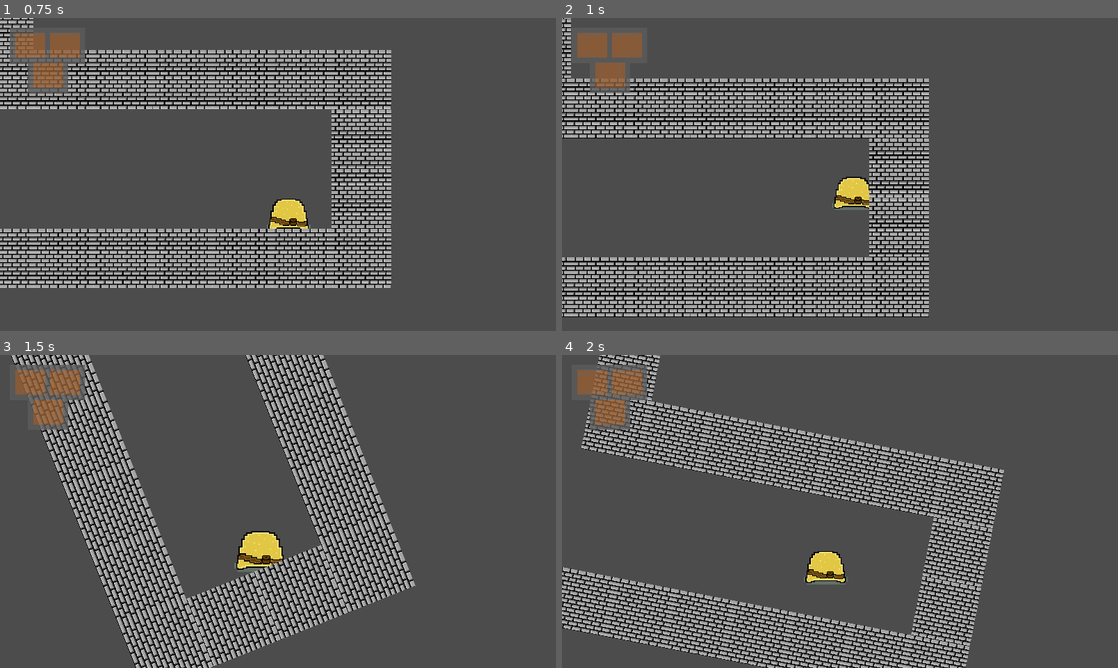
Above: before the commit, frames 1-4 (two rows, left to right).
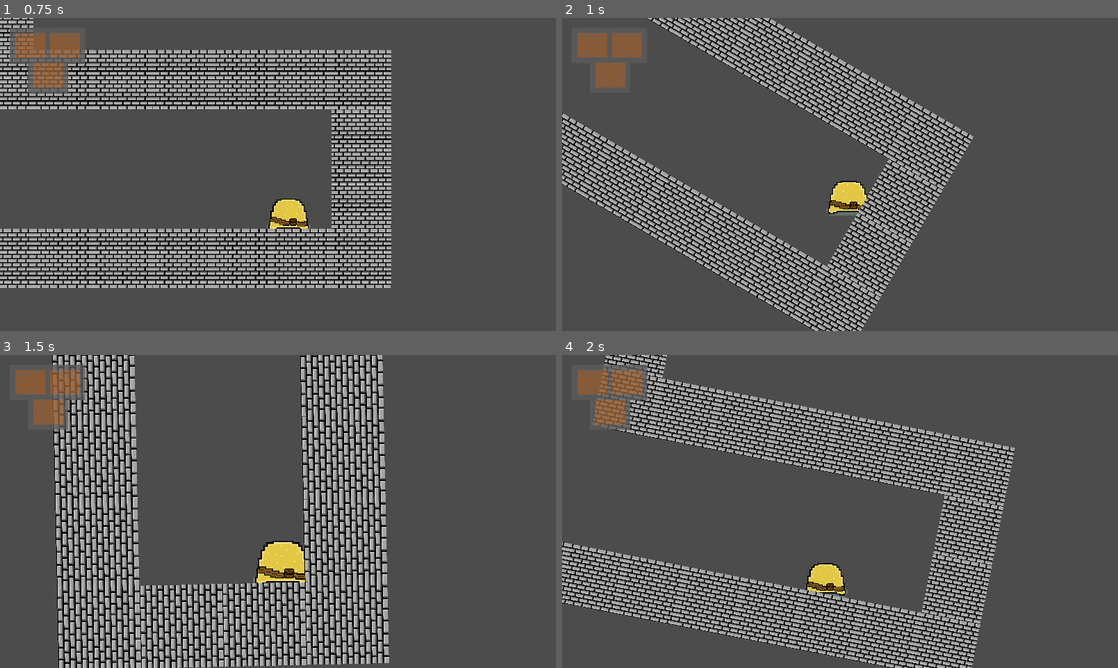
Above: after the commit, the same moments.

Repository: Godot-clif-Project/Blob
Game: Godot game, scene res://base.tscn
Same seed, same stepped clock (60 frames per second), same inputs: the game is played once before the commit and once after it.
Inputs:
- Up to frame 1 (0.75 s): hold D (move right) from 0.53 s (still down)
- Up to frame 2 (1 s): keep holding D (move right); tap Space (jump) at 0.77 s
- Up to frame 3 (1.5 s): keep holding D (move right)
- Up to frame 4 (2 s): keep holding D (move right); tap Space (jump) at 1.52 s

Frame 1 is identical in both runs. In frame 2, 34% of the frame differs, in the area x 0-74%, y 0-100%; in frame 3, 33%; in frame 4, 36%, in the area x 0-82%, y 0-100%.

Commit message:
Made wall sticking slightly less glitchy

Diff:
--- a/TrokaraScripts/character2d.gd
+++ b/TrokaraScripts/character2d.gd
@@ -184,15 +184,10 @@
 		var collision := serial_move_and_collide(travel_vector)
 
 		if not collision.empty():
-			print(collision[SerialEnums.NORMAL])
 			if is_floor(collision):
-				# it is possible to somehow hit a floor when moving up to it (hard to explain)
-				# So this code filters that out
-				var dot_product := linear_velocity.dot(test_vector)
-				if is_zero_approx(dot_product) or dot_product > 0:
-					floor_collision = collision
-					if was_on_floor:
-						linear_velocity = align_to_floor(linear_velocity)
+				floor_collision = collision
+				if was_on_floor:
+					linear_velocity = align_to_floor(linear_velocity)
 
 			else:
 				wall_collision = collision
@@ -259,9 +254,7 @@
 		if not was_on_floor:
 			var vertical_speed := get_vertical_speed()
 			emit_signal("landed", vertical_speed)
-			print(linear_velocity)
 			linear_velocity += vertical_speed * down_vector
-			print(linear_velocity)
 
 	else:
 		linear_velocity += down_vector * gravity_acceleration * delta
--- a/TrokaraScripts/wall_sticker.gd
+++ b/TrokaraScripts/wall_sticker.gd
@@ -2,7 +2,7 @@
 extends ClassicCharacter2D
 
 
-export var reorientation_weight := 12.0
+export var reorientation_weight := 8.0
 export var falling_reorientation_weight := 4.0
 export var jump_path: NodePath = "CharacterJump"
 
--- a/wall_sticking_camera.gd
+++ b/wall_sticking_camera.gd
@@ -6,7 +6,7 @@
 onready var original_zoom := zoom.x
 
 
-func _process(delta):
+func _process(_delta):
 	var new_zoom: float = lerp(on_wall_zoom, original_zoom, get_parent().global_transform.y.normalized().dot(Vector2.DOWN))
 	zoom.x = new_zoom
 	zoom.y = new_zoom
